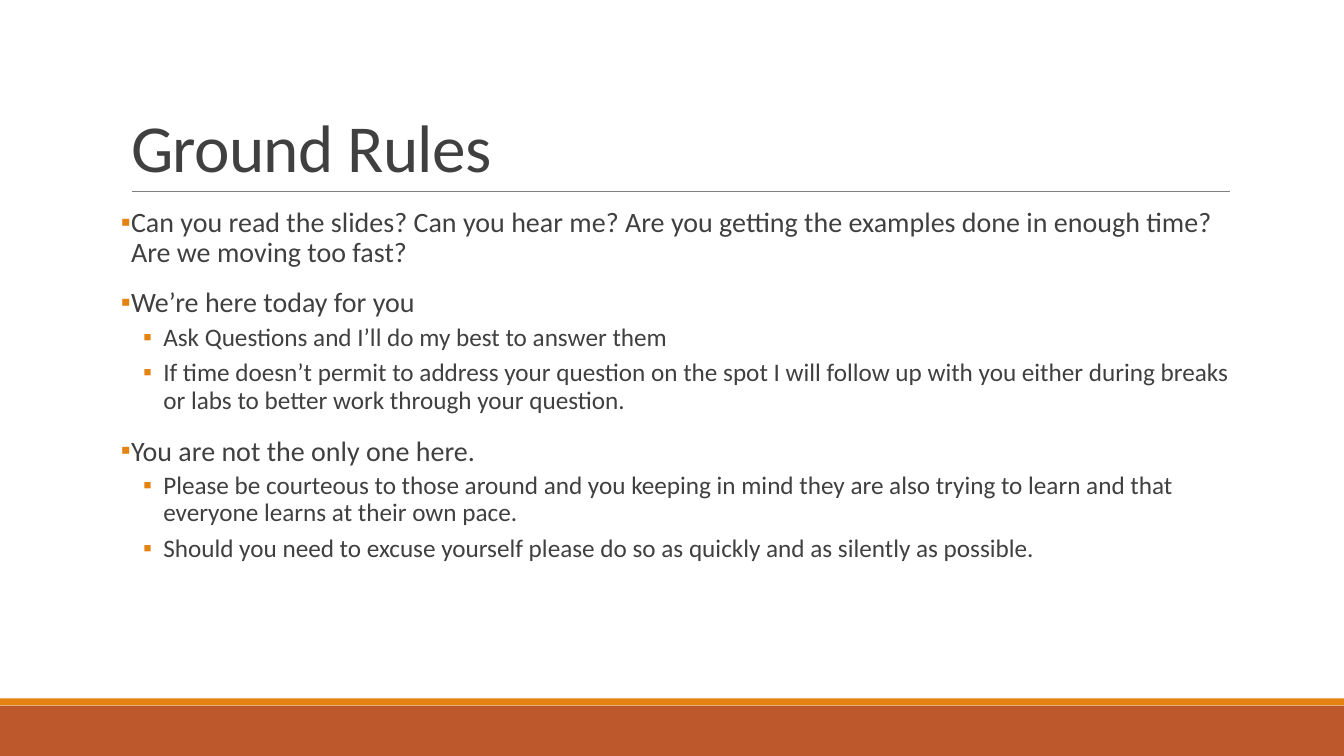
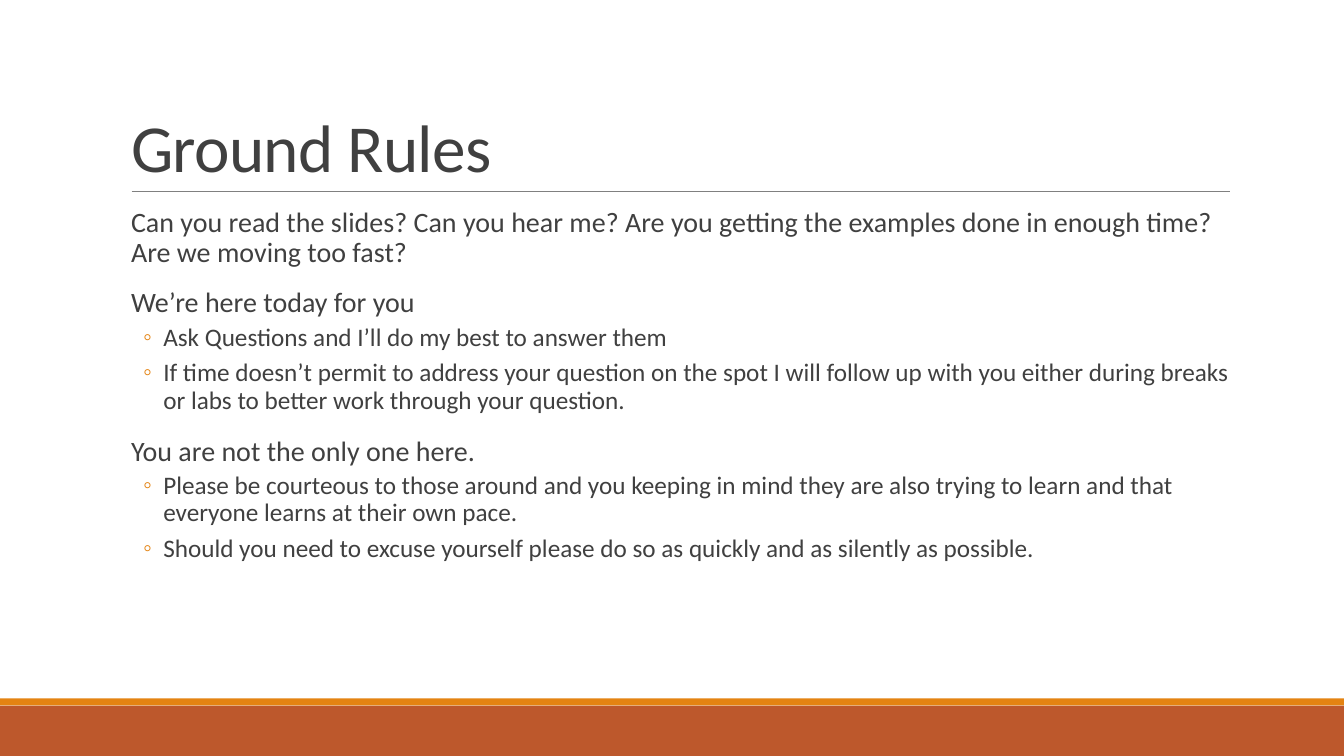
Before and after one commit to sbechtold/angularjs, a slide deck: slide 6 of materials/AngularJS.pptx. Drawn at 1344x756 pixels with LibreOffice and Linux fonts; fonts in the diff are those of the drawing. Boxes give left, top, right and bottom in pixels: in the first picture for what was removed or moved away, otherwise in the second. Text is boxed around its words. In the diff, an @@ line names an element or a change of style, - is before the commit and + after.

```diff
--- a/materials/AngularJS.pptx
+++ b/materials/AngularJS.pptx
@@ text "Can you read the slides? ..." at box(131, 212, 1228, 561): bullet ▪ to  ; bullet ▪ to ◦ @@
```
Also in this commit, not shown: 12 other slides changed, 42 slides added, 43 other files.
